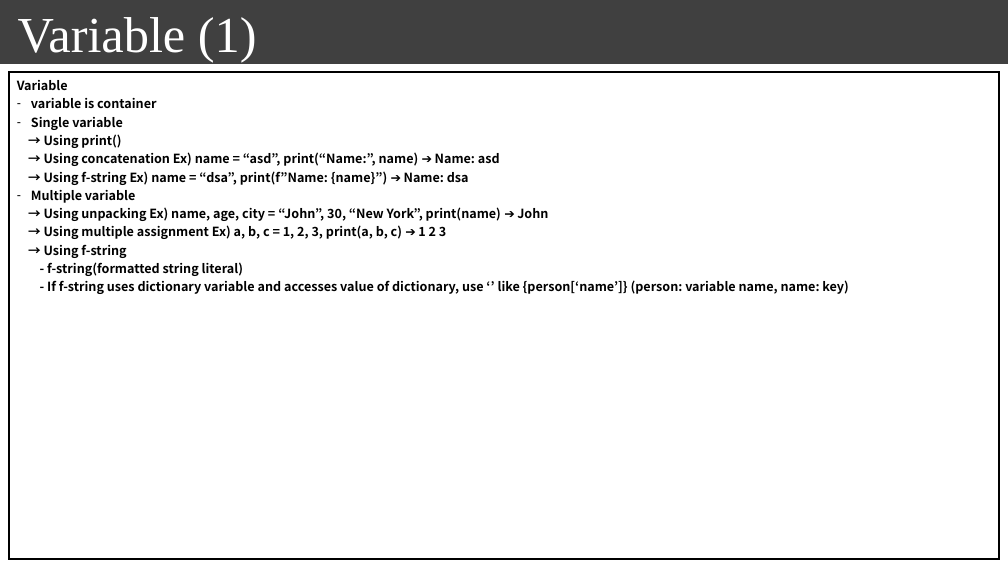
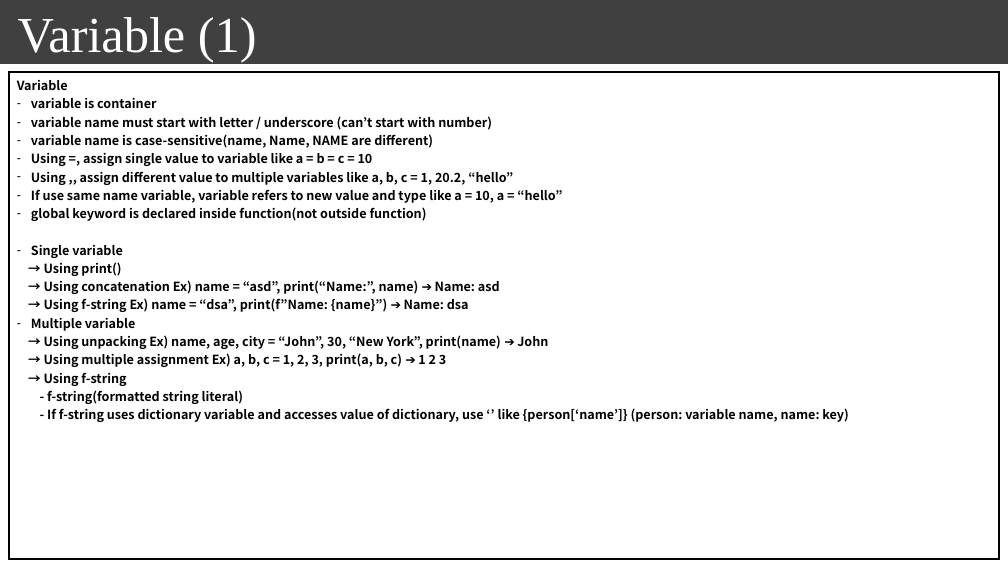
Before and after one commit to seonghokim/Study, a slide deck: slide 11 of Study Material/everything in python.pptx (slide 10 before the commit). Drawn at 1008x567 pixels with LibreOffice and Linux fonts; fonts in the diff are those of the drawing; background and template pictures are left out. Boxes give left, top, right and bottom in pixels: in the first picture for what was removed or moved away, otherwise in the second. Text is boxed around its words. In the diff, an @@ line names an element or a change of style, - is before the commit and + after.

```diff
--- a/Study Material/everything in python.pptx
+++ b/Study Material/everything in python.pptx
@@ table at bbox=[9, 73, 1000, 559] @@
-row 1, column 1: Variable / variable is container / Single variable / → Using print() / → Using concatenation Ex) name = “asd”, print(“Name:”, name) ➔ Name: asd / → Using f-string Ex) name = “dsa”, print(f”Name: {name}”) ➔ Name: dsa / Multiple variable / → Using unpacking Ex) name, age, city = “John”, 30, “New York”, print(name) ➔ John / → Using multiple assignment Ex) a, b, c = 1, 2, 3, print(a, b, c) ➔ 1 2 3 / → Using f-string / - f-string(formatted string literal) / - If f-string uses dictionary variable and accesses value of dictionary, use ‘’ like {person[‘name’]} (person: variable name, name: key)
+row 1, column 1: Variable / variable is container / variable name must start with letter / underscore (can’t start with number) / variable name is case-sensitive(name, Name, NAME are different) / Using =, assign single value to variable like a = b = c = 10 / Using ,, assign different value to multiple variables like a, b, c = 1, 20.2, “hello” / If use same name variable, variable refers to new value and type like a = 10, a = “hello” / global keyword is declared inside function(not outside function) / Single variable / → Using print() / → Using concatenation Ex) name = “asd”, print(“Name:”, name) ➔ Name: asd / → Using f-string Ex) name = “dsa”, print(f”Name: {name}”) ➔ Name: dsa / Multiple variable / → Using unpacking Ex) name, age, city = “John”, 30, “New York”, print(name) ➔ John / → Using multiple assignment Ex) a, b, c = 1, 2, 3, print(a, b, c) ➔ 1 2 3 / → Using f-string / - f-string(formatted string literal) / - If f-string uses dictionary variable and accesses value of dictionary, use ‘’ like {person[‘name’]} (person: variable name, name: key)
```
Also in this commit, not shown: 1 other slide changed, 4 slides added, 1 other file.
